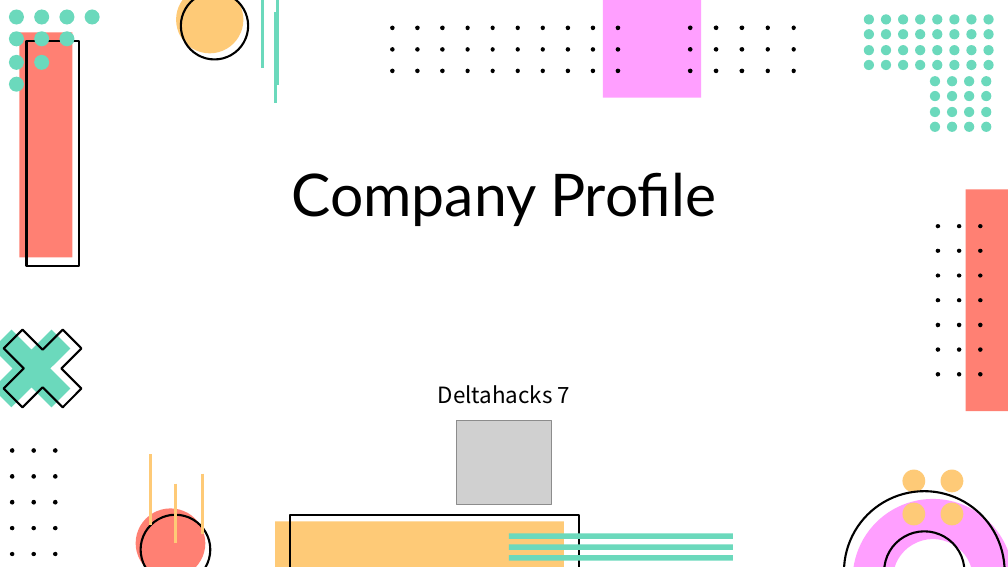
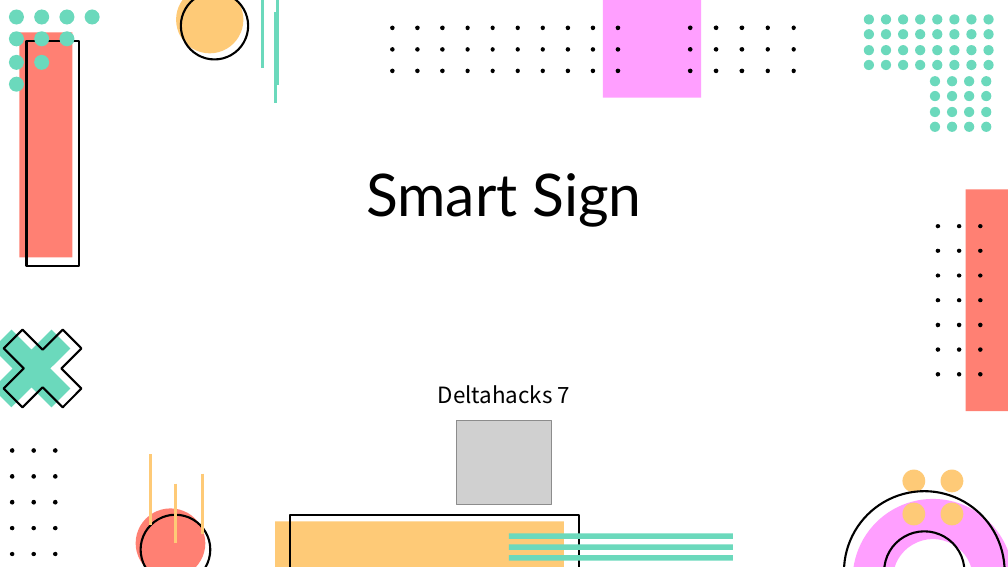
Before and after one commit to Ashpan/opencv-ASL-translator, a slide deck: slide 1 of ppt/presentation.pptx. Drawn at 1008x567 pixels with LibreOffice and Linux fonts; fonts in the diff are those of the drawing; grey boxes stand for pictures. Boxes give left, top, right and bottom in pixels: in the first picture for what was removed or moved away, otherwise in the second. Text is boxed around its words. In the diff, an @@ line names an element or a change of style, - is before the commit and + after.

Commit message:
added titles

```diff
--- a/ppt/presentation.pptx
+++ b/ppt/presentation.pptx
@@ title at (366, 173, 642, 227): text changed @@
-Company Profile
+Smart Sign
```
Also in this commit, not shown: 1 other slide changed.
